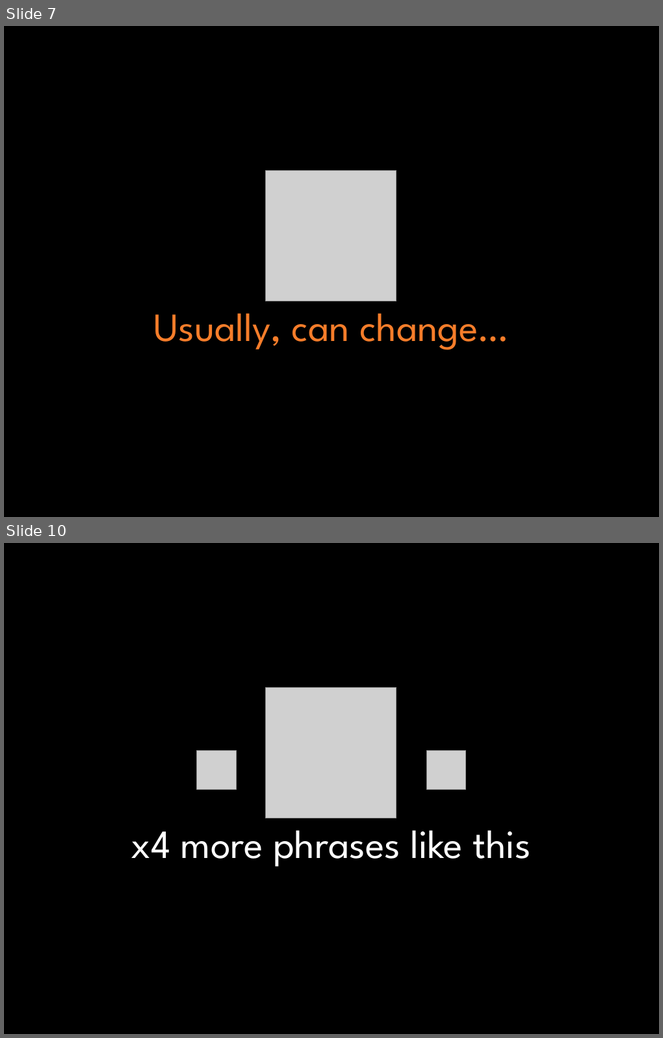
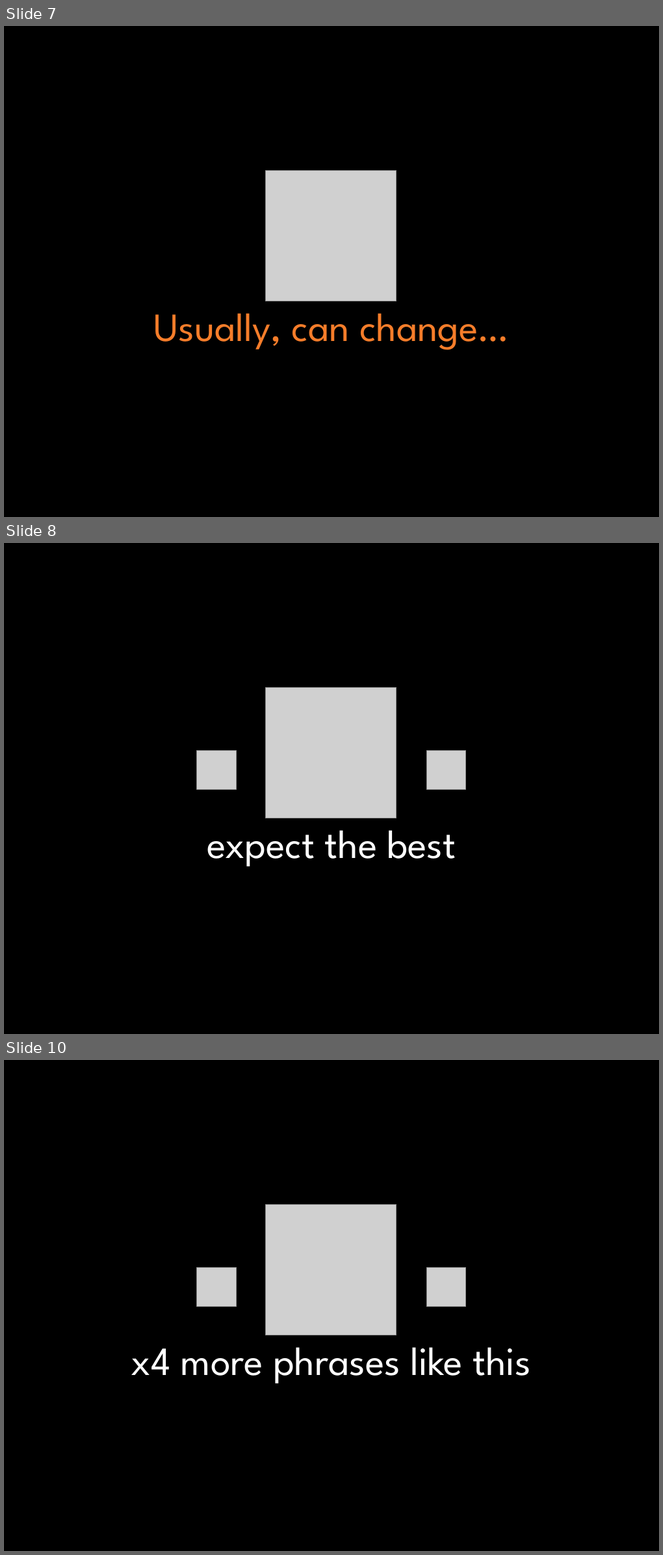
Before and after one commit to dsnlab/svc-wellbeing, a slide deck: SVC_Instructions.pptx. Shown one above the other, each under a label of ours: slides 7 and 10 before the commit, slides 7, 8 and 10 after it; the slides between them are not shown. The pictures are 663x1038 and 663x1555 pixels, drawn with LibreOffice and Linux fonts; fonts in the diff are those of the drawing; grey boxes stand for pictures. Boxes give left, top, right and bottom in pixels: in the first picture for what was removed or moved away, otherwise in the second. Text is boxed around its words. In the diff, an @@ line names an element or a change of style, - is before the commit and + after.

```diff
--- a/SVC_Instructions.pptx
+++ b/SVC_Instructions.pptx
@@ slide 8 added at (x1=4, y1=543, x2=659, y2=1034), background #000000 @@
@@ picture added at (x1=265, y1=687, x2=397, y2=818) @@
@@ picture added at (x1=197, y1=751, x2=237, y2=790) @@
@@ picture added at (x1=426, y1=751, x2=466, y2=790) @@
@@ text added at (x1=207, y1=818, x2=456, y2=867), 44 pt, text #FFFFFF @@
+expect the best
```
Also in this commit, not shown: 1 other slide added, 2 slides removed, 1 other file.
